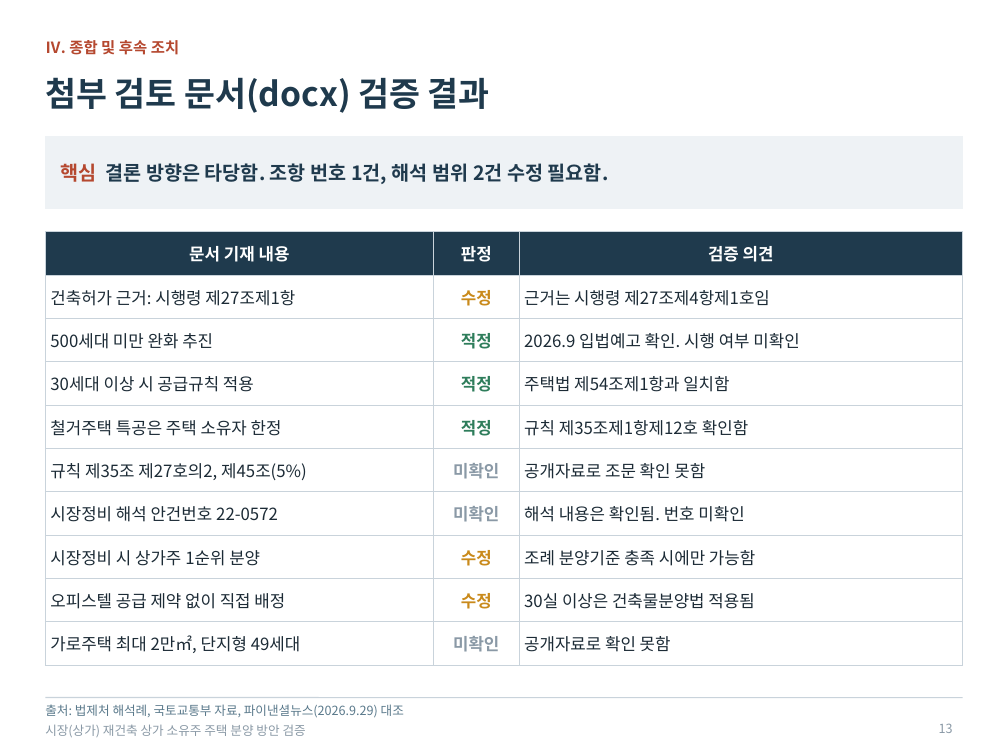
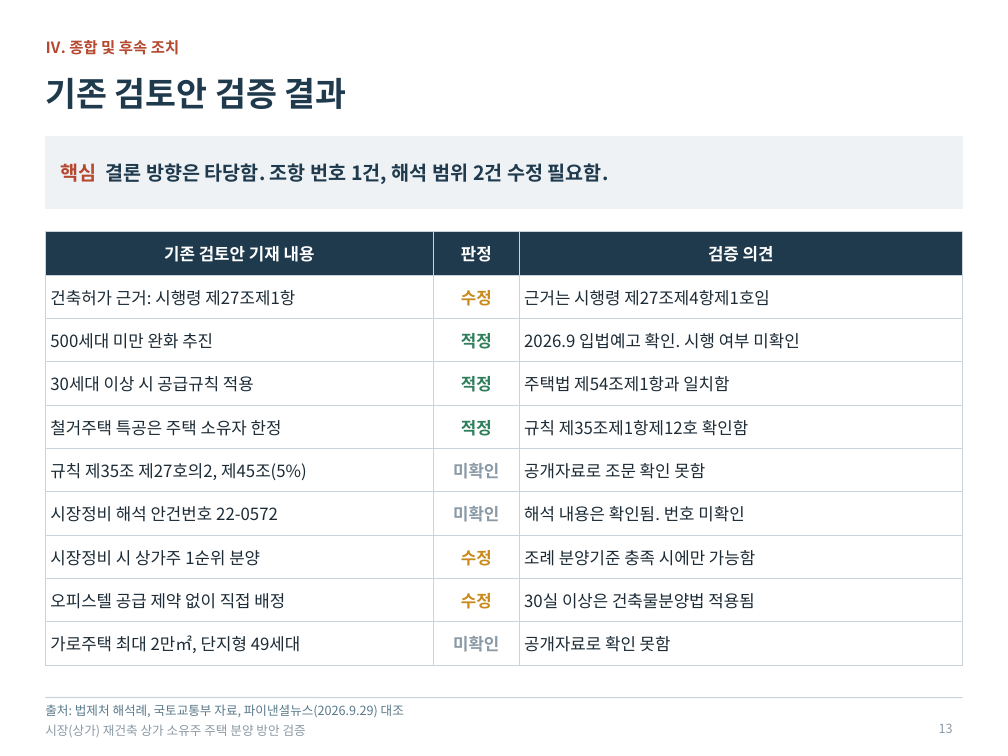
Before and after one commit to ljg719-afk/-, a slide deck: slide 13 of output/시장재건축_상가소유주_주택분양방안_검증보고서_4x3.pptx. Drawn at 1008x756 pixels with LibreOffice and Linux fonts; fonts in the diff are those of the drawing. Boxes give left, top, right and bottom in pixels: in the first picture for what was removed or moved away, otherwise in the second. Text is boxed around its words. In the diff, an @@ line names an element or a change of style, - is before the commit and + after.

```diff
--- a/output/시장재건축_상가소유주_주택분양방안_검증보고서_4x3.pptx
+++ b/output/시장재건축_상가소유주_주택분양방안_검증보고서_4x3.pptx
@@ title at (45,78,347,109): text changed @@
-첨부 검토 문서(docx) 검증 결과
+기존 검토안 검증 결과
@@ table at (45,232,963,657) @@
-row 1, column 1: 문서 기재 내용
+row 1, column 1: 기존 검토안 기재 내용
```
Also in this commit, not shown: 6 other slides changed.
